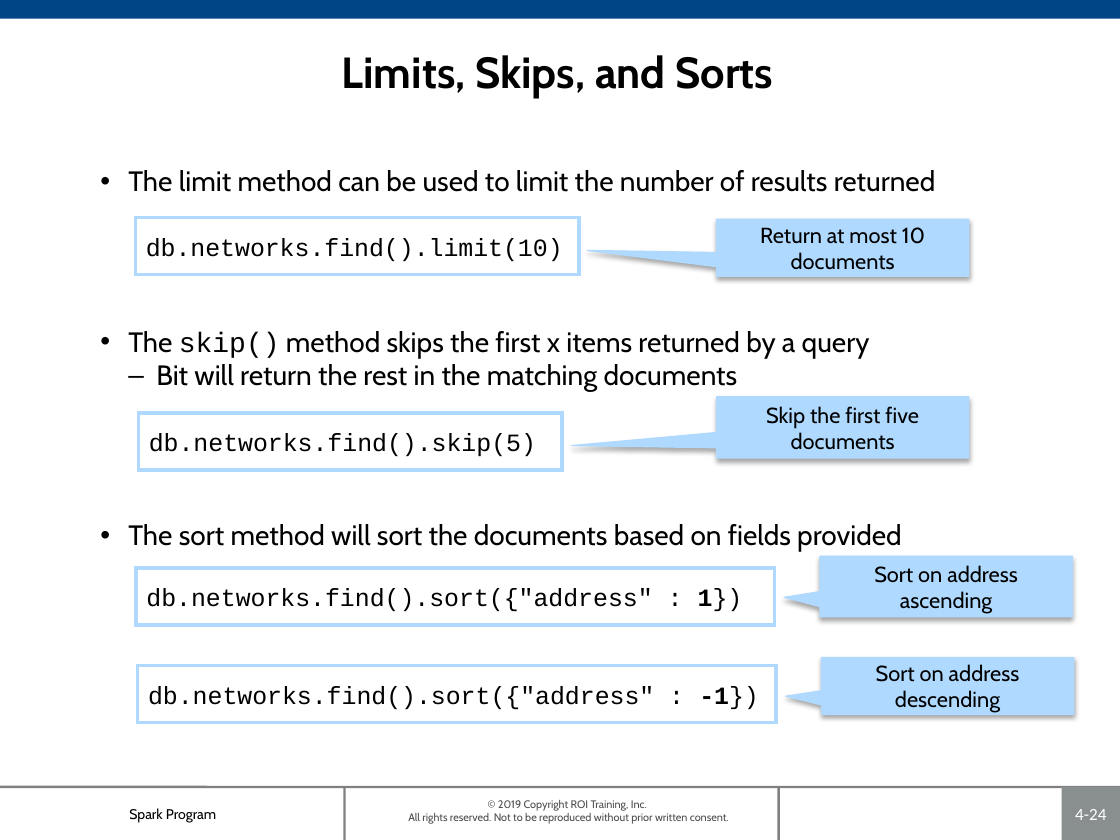
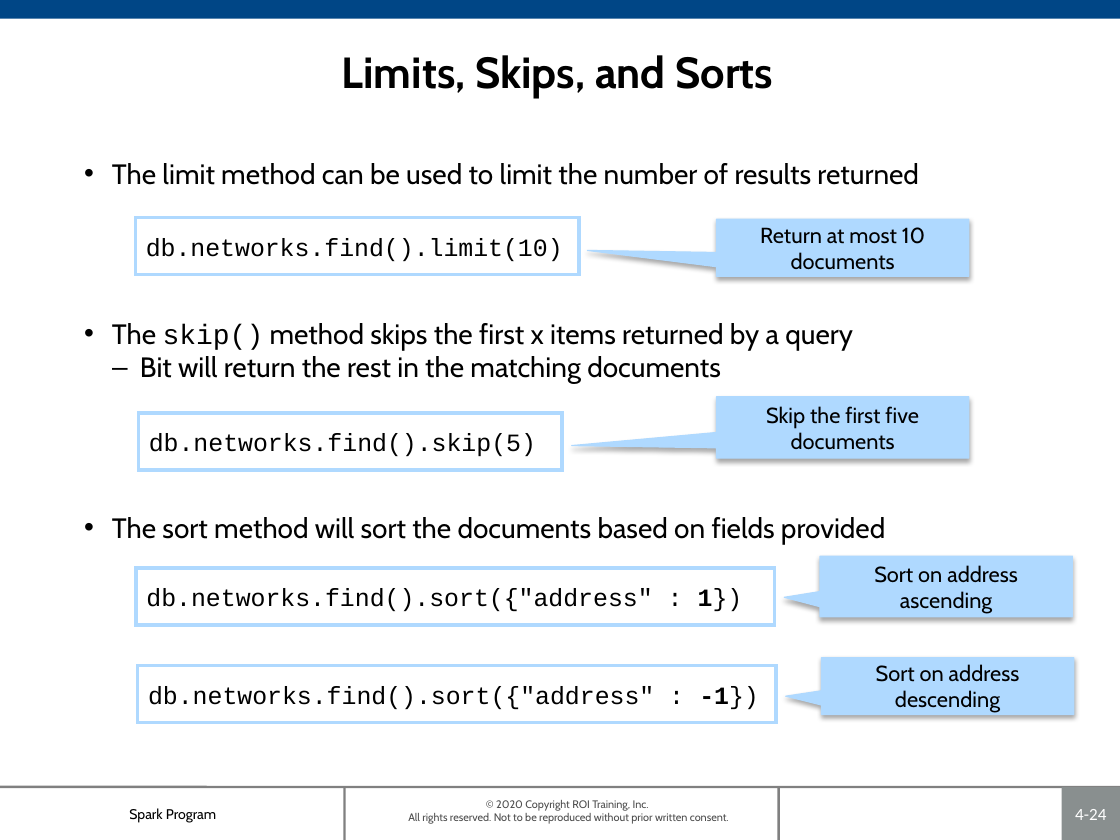
Before and after one commit to roitraining/SparkProgram, a slide deck: slide 24 of Day4/Day4-NoSQL.pptx. Drawn at 1120x840 pixels with LibreOffice and Linux fonts; fonts in the diff are those of the drawing; background and template pictures are left out. Boxes give left, top, right and bottom in pixels: in the first picture for what was removed or moved away, otherwise in the second. Text is boxed around its words. In the diff, an @@ line names an element or a change of style, - is before the commit and + after.

```diff
--- a/Day4/Day4-NoSQL.pptx
+++ b/Day4/Day4-NoSQL.pptx
@@ text "The limit method can be ..." moved from (x1=128, y1=170, x2=936, y2=552) to (x1=112, y1=163, x2=919, y2=544) @@
@@ text at (x1=408, y1=800, x2=729, y2=824): text changed @@
-© 2019 Copyright ROI Training, Inc.
-All rights reserved. Not to be reproduced without prior written consent.
+© 2020 Copyright ROI Training, Inc.
+All rights reserved. Not to be reproduced without prior written consent.
```
Also in this commit, not shown: 29 other slides changed, 1 other file.
